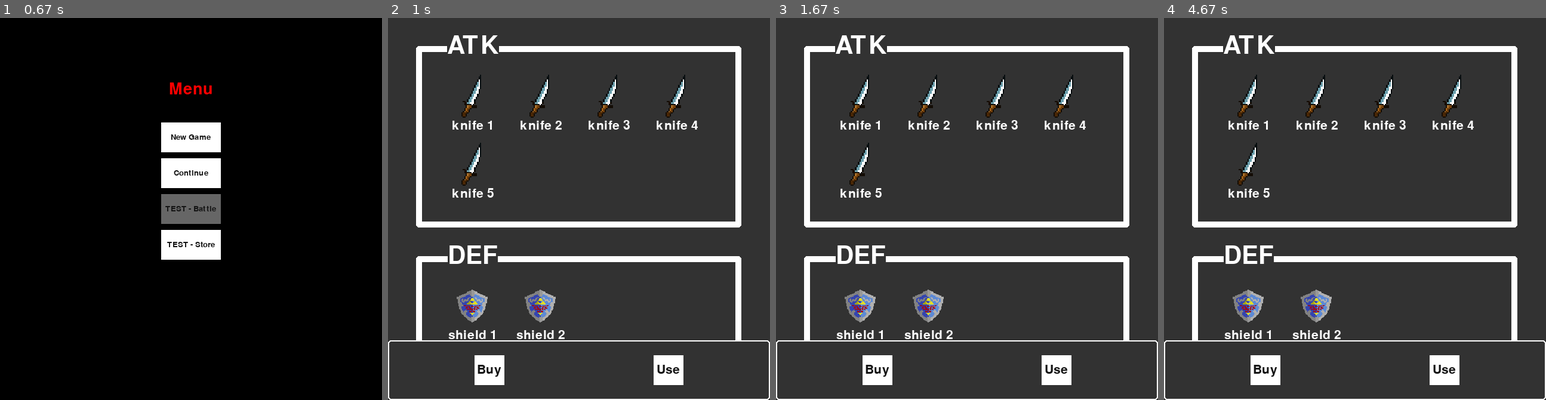
Above: before the commit, frames 1-4 (left to right).
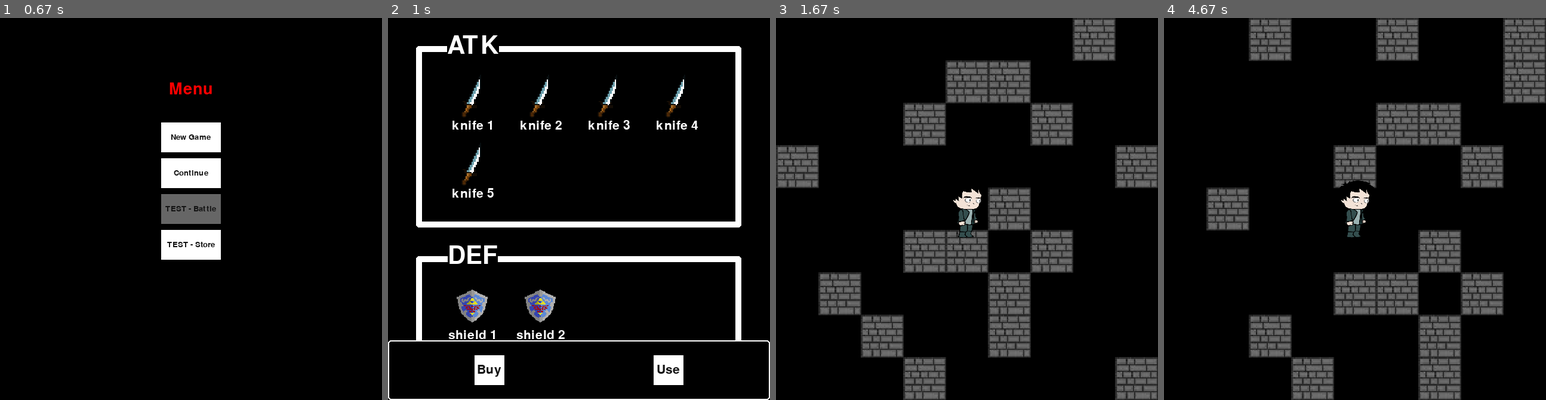
Above: after the commit, the same moments.

Repository: VagishVela/project-pygames
Game: pygame game, started from main.py
The game is run twice, just before and just after one commit, with the same random seed, the same clock (stepped at 60 frames per second) and the same inputs.
Inputs (mouse positions are in pixels of both pictures, inside the frame that each line leads up to):
- Up to frame 1 (0.67 s): click (191, 209) at 0.38 s
- Up to frame 2 (1 s): click (579, 235) at 0.72 s
- Up to frame 3 (1.67 s): hold Esc 1-1.47 s; click (967, 136) at 1.55 s
- Up to frame 4 (4.67 s): tap W at 1.83 s; hold Right 2.17-2.63 s; hold Up 2.67-2.97 s; hold Left 3.5-4.03 s; hold Down 4.07-4.37 s; hold Left from 4.4 s (still down)

Frame 1 is identical in both runs. In frame 2, 89% of the frame differs, in the area x 0-100%, y 0-100%; in frame 3, 93%; in frame 4, 93%.

Commit message:
improve navigation between views

Diff:
--- a/game/config.py
+++ b/game/config.py
@@ -14,7 +14,7 @@
 
 # Store meta
 STORE_PADDING = int(TILE_SIZE * 1.33)
-STORE_BG = (50, 50, 50)
+STORE_BG = (0, 0, 0)
 STORE_SCROLL_SPEED = 20
 STORE_ON_FOCUS = (25, 25, 25)
 
--- a/game/views/__init__.py
+++ b/game/views/__init__.py
@@ -21,9 +21,6 @@
 
 class View:
     """An object representing the current 'view' on display"""
-
-    # special global status to the map view
-    game_view = None
 
     def __init__(
         self,
--- a/game/views/menu.py
+++ b/game/views/menu.py
@@ -14,9 +14,12 @@
         super().__init__(*args, **kwargs)
         self.options = [
             {"text": "New Game", "view_path": "map.Map"},
-            {"text": "Continue", "view_path": "slots.Slots"},
+            {"text": "Continue", "view_path": 'slots.Slots#{"escape": "menu.Menu"}'},
             {"text": "TEST - Battle", "view_path": "battle.Battle"},
-            {"text": "TEST - Store", "view_path": "store.Store"},
+            {
+                "text": "TEST - Store",
+                "view_path": 'store.Store#{"escape": "menu.Menu"}',
+            },
         ]
         self.buttons = [
             MenuButton(
--- a/game/views/slots.py
+++ b/game/views/slots.py
@@ -21,6 +21,7 @@
 
     def __init__(self, *args, **kwargs):
         super().__init__(*args, **kwargs)
+        self.escape_to = None
         self.bg_color = STORE_BG
         self.slot = 0
 
@@ -131,6 +132,9 @@
         logger.debug(f" switching views from {self} to {next_view}")
         next_view.run()
 
+    def pre_run(self, _spl_args):
+        self.escape_to = _spl_args["escape"]
+
     def on_keydown(self, event):
         if event.key == pygame.K_ESCAPE:
-            self.change_views("menu.Menu")
+            self.change_views(self.escape_to)
--- a/game/views/store.py
+++ b/game/views/store.py
@@ -1,4 +1,6 @@
 """This module implements the Store class"""
+import pygame
+
 from game.config import STORE_PADDING, STORE_BG, STORE_SCROLL_SPEED
 from game.entities.groups import StoreItems
 from game.entities.item import StoreItem, StoreDiv, StoreFooter
@@ -40,6 +42,7 @@
 
     def __init__(self, *args, **kwargs):
         super().__init__(*args, **kwargs)
+        self.escape_to = None
         self.bg_color = STORE_BG
 
         self.items = StoreItems()
@@ -138,3 +141,10 @@
         elif event.mode == "down":
             self.items.scroll(0, -STORE_SCROLL_SPEED)
             self.divs.scroll(0, -STORE_SCROLL_SPEED)
+
+    def pre_run(self, _spl_args):
+        self.escape_to = _spl_args["escape"]
+
+    def on_keydown(self, event):
+        if event.key == pygame.K_ESCAPE:
+            self.change_views(self.escape_to)
